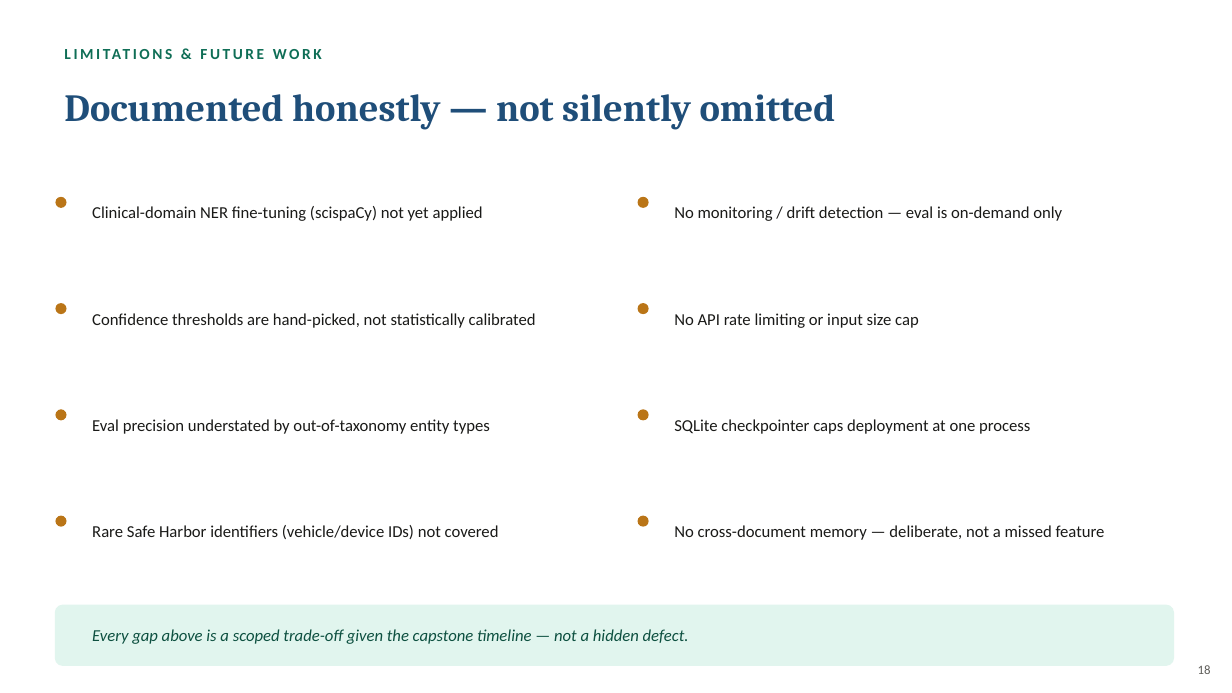
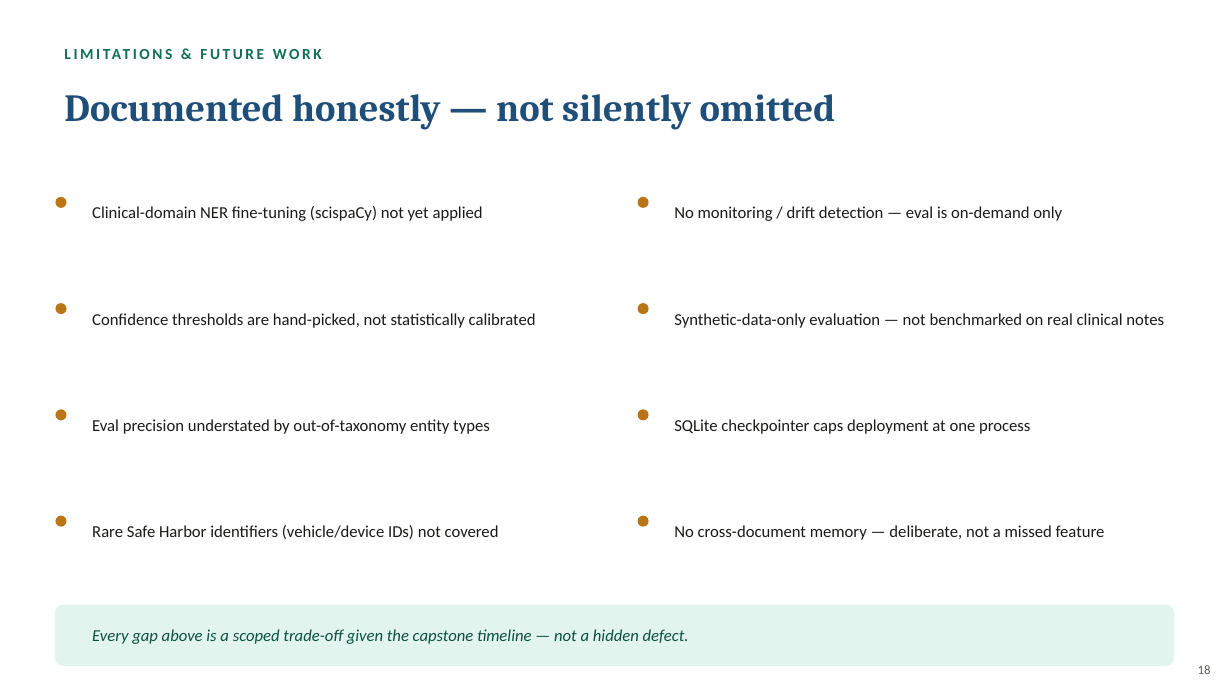
Before and after one commit to Ramya192/phi-deidentification, a slide deck: slide 18 of Capstone_Presentation.pptx. Drawn at 1232x693 pixels with LibreOffice and Linux fonts; fonts in the diff are those of the drawing. Boxes give left, top, right and bottom in pixels: in the first picture for what was removed or moved away, otherwise in the second. Text is boxed around its words. In the diff, an @@ line names an element or a change of style, - is before the commit and + after.

Commit message:
Post-evaluation hardening pass: eval coverage, security, and reproducibility
Closes the gaps identified in a lecturer-style evaluation of the capstone:

- Evaluate the previously-unevaluated LLM tiers: classification
  (eval/classification_eval.py, 96.86% vs 80.86% heuristic) and adjudication
  (eval/adjudication_eval.py, matches/exceeds a perfect-human-reviewer baseline)
- Add statistical significance to the ablation study via paired bootstrap
  (eval/ablation_study.py) -- both F1 deltas confirmed significant, not noise
- Add a lightweight load test (eval/load_test.py) measuring real throughput/
  latency and the single-writer SQLite checkpointer's ceiling
- Add a SQLite-corruption chaos test (tests/test_chaos_sqlite_corruption.py);
  fixes GET /records* leaking an unhandled exception on a corrupted store
- Add per-record audit authorization: X-Client-Id scoping + optional admin
  key for GET /records and GET /records/{id}/audit (api/main.py,
  storage/audit_store.py, tests/test_audit_record_auth.py)
- Cap POST /redact's JSON text body at 50MB, matching the existing file-
  upload limit
- Pin presidio-analyzer/spacy/thinc/blis to the exact versions that produce
  the numbers in README/report/deck, after discovering the previous
  unpinned range let a routine install silently drift the eval results
- Fix the 350 vs. 354 document-count and F1 0.6814 vs. 0.6587 inconsistencies
  across README, the capstone report, and the presentation deck
- Add real screenshots of the running system (docs/screenshots/) referenced
  from README
- Remove artifacts that hinted at AI-assisted authorship (stray file
  reference, PptxGenJS document metadata)

66 tests passing (up from 51), including two new test files.

```diff
--- a/Capstone_Presentation.pptx
+++ b/Capstone_Presentation.pptx
@@ text at (674, 313, 1164, 328): text changed @@
-No API rate limiting or input size cap
+Synthetic-data-only evaluation — not benchmarked on real clinical notes
```
Also in this commit, not shown: 6 other slides changed, 33 other files.
